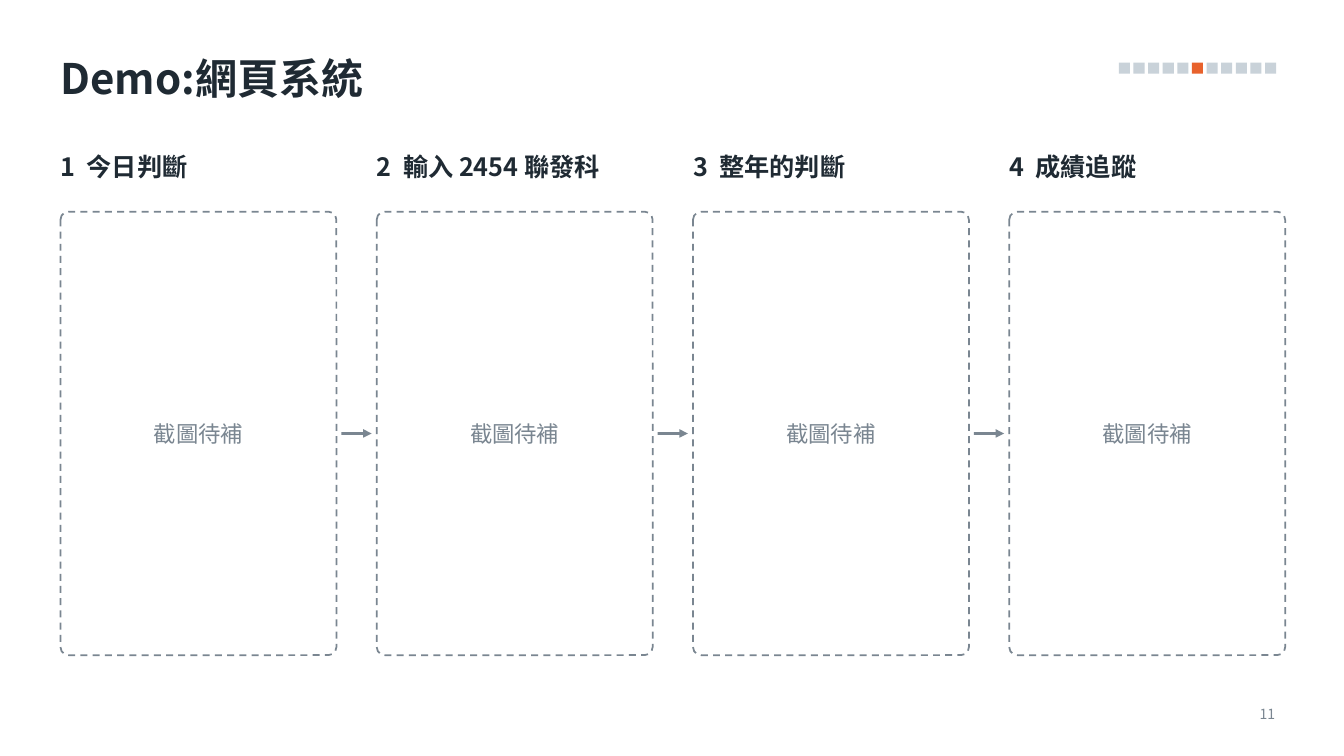
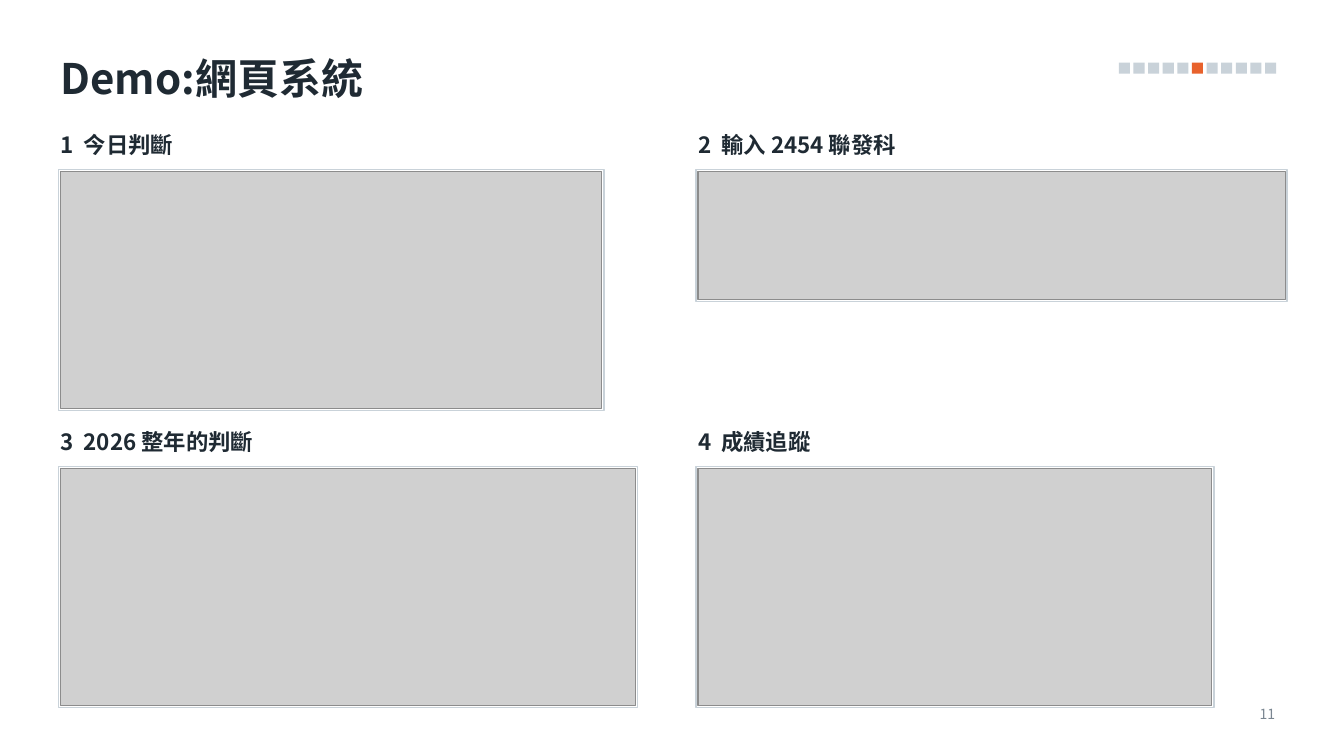
Before and after one commit to alextixu/fcukproject, a slide deck: slide 11 of method_kline_peak/report/專題簡報_v2.pptx. Drawn at 1344x756 pixels with LibreOffice and Linux fonts; fonts in the diff are those of the drawing; grey boxes stand for pictures. Boxes give left, top, right and bottom in pixels: in the first picture for what was removed or moved away, otherwise in the second. Text is boxed around its words. In the diff, an @@ line names an element or a change of style, - is before the commit and + after.

```diff
--- a/method_kline_peak/report/專題簡報_v2.pptx
+++ b/method_kline_peak/report/專題簡報_v2.pptx
@@ text "1 今日判斷": place and size @@
-text "1 今日判斷" at box(60, 154, 188, 179)
+text "1 今日判斷" at box(60, 134, 173, 155)
@@ text "2 輸入 2454 聯發科": place and size @@
-text "2 輸入 2454 聯發科" at box(377, 154, 600, 179)
+text "2 輸入 2454 聯發科" at box(698, 134, 896, 155)
@@ rectangle added at box(58, 169, 604, 410), fill #FFFFFF, outline #C9D2D9 1 pt @@
@@ picture added at box(60, 171, 602, 408) @@
@@ rectangle added at box(697, 169, 1289, 301), fill #FFFFFF, outline #C9D2D9 1 pt @@
@@ picture added at box(698, 171, 1286, 299) @@
@@ rounded rectangle removed at box(60, 212, 337, 655) @@
@@ rounded rectangle removed at box(377, 212, 653, 655) @@
@@ rounded rectangle removed at box(694, 212, 970, 655) @@
@@ rounded rectangle removed at box(1009, 212, 1286, 655) @@
@@ text at box(60, 431, 254, 452): text changed; size 18 to 16 pt @@
-3 整年的判斷
+3 2026 整年的判斷
@@ text removed at box(154, 423, 243, 444) @@
-截圖待補
@@ arrow removed from (342, 434) to (372, 434) @@
@@ text removed at box(470, 423, 559, 444) @@
-截圖待補
@@ arrow removed from (658, 434) to (689, 434) @@
@@ size 18 to 16 pt in 3 elements at box(60, 134, 173, 155), box(698, 134, 896, 155), box(698, 428, 810, 456) @@
@@ text "4 成績追蹤": place and size @@
-text "4 成績追蹤" at box(1009, 154, 1137, 178)
+text "4 成績追蹤" at box(698, 428, 810, 456)
@@ text removed at box(786, 423, 875, 444) @@
-截圖待補
@@ arrow removed from (974, 434) to (1004, 434) @@
@@ text removed at box(1103, 423, 1192, 444) @@
-截圖待補
@@ rectangle added at box(58, 467, 637, 708), fill #FFFFFF, outline #C9D2D9 1 pt @@
@@ picture added at box(60, 469, 635, 706) @@
@@ rectangle added at box(697, 467, 1215, 708), fill #FFFFFF, outline #C9D2D9 1 pt @@
@@ picture added at box(698, 469, 1212, 706) @@
```
Also in this commit, not shown: 10 other files.
